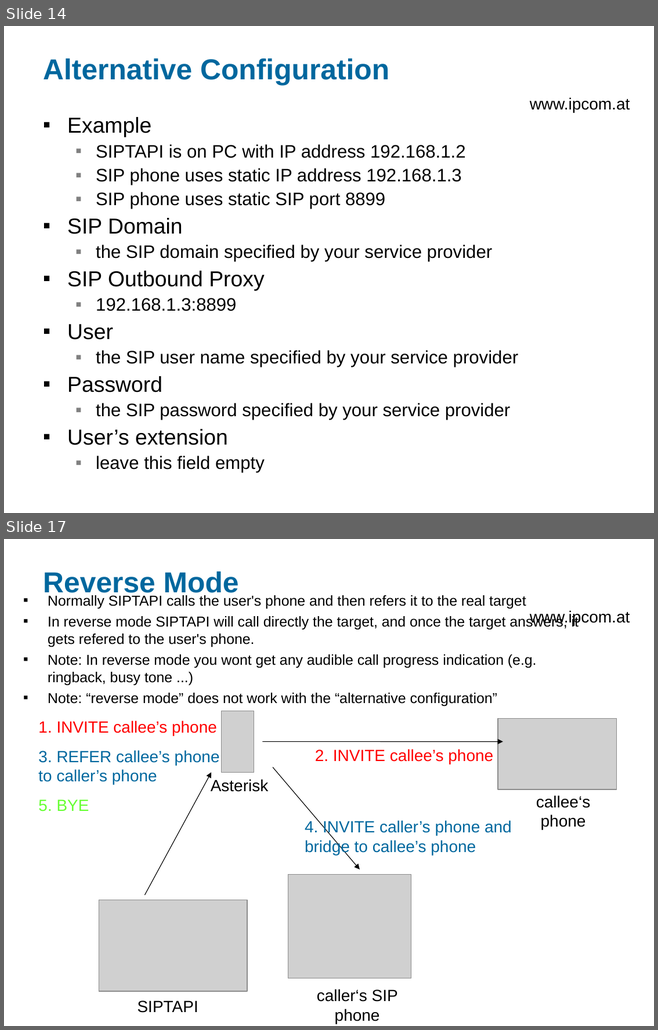
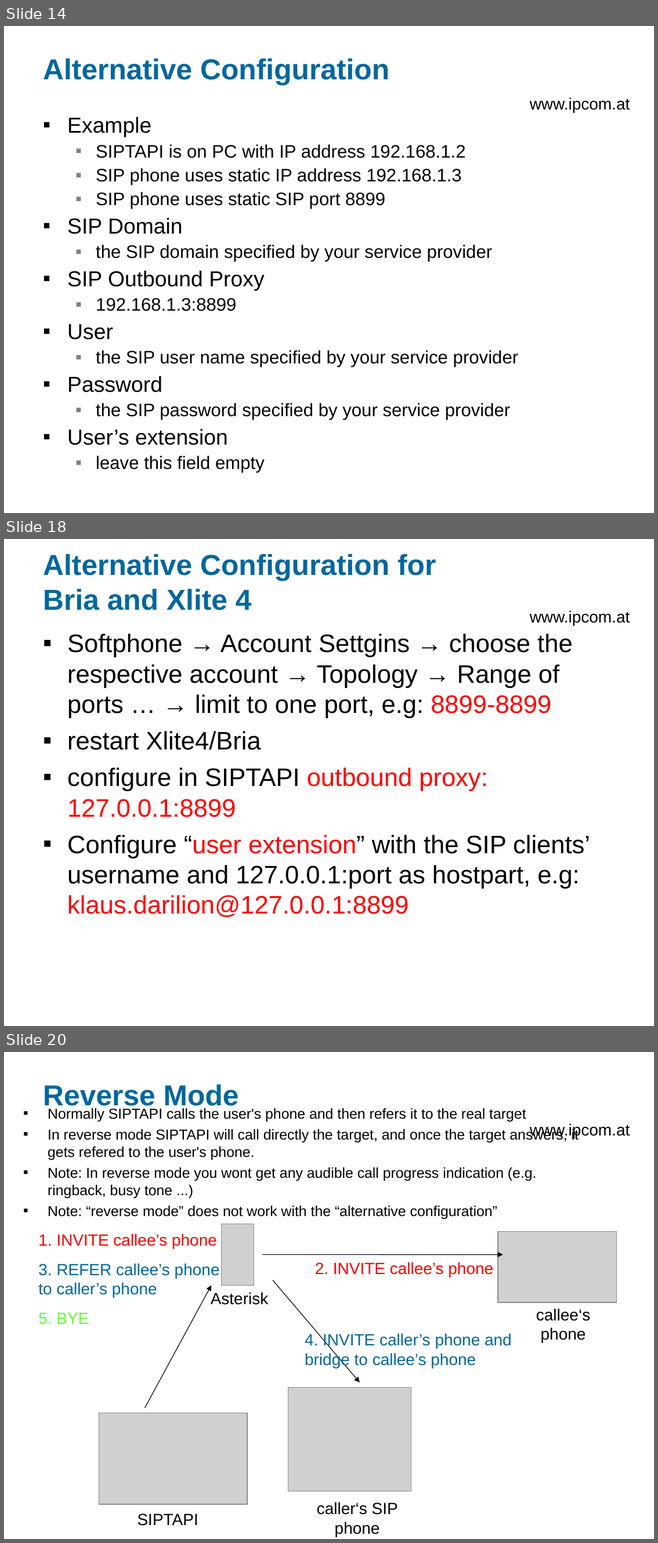
Before and after one commit to egilkh/siptapi, a slide deck: doc/SIPTAPI-README-0.4.ppt. Shown one above the other, each under a label of ours: slides 14 and 17 before the commit, slides 14, 18 and 20 after it; the slides between them are not shown. The pictures are 658x1030 and 658x1543 pixels, drawn with LibreOffice and Linux fonts; fonts in the diff are those of the drawing; grey boxes stand for pictures; background and template pictures are left out. Boxes give left, top, right and bottom in pixels: in the first picture for what was removed or moved away, otherwise in the second. Text is boxed around its words. In the diff, an @@ line names an element or a change of style, - is before the commit and + after.

```diff
--- a/doc/SIPTAPI-README-0.4.ppt
+++ b/doc/SIPTAPI-README-0.4.ppt
@@ slide 18 added at (x1=4, y1=539, x2=654, y2=1026), background #FFFFFF; not listed: 1 template element that a slide beside it also shows @@
@@ title added at (x1=43, y1=554, x2=436, y2=610), 32 pt, text #00679E, bold @@
+Alternative Configuration for
+Bria and Xlite 4
@@ text added at (x1=67, y1=634, x2=590, y2=917), 28 pt, text #000000 @@
+▪ Softphone → Account Settgins → choose the respective account → Topology → Range of ports … → limit to one port, e.g: 8899-8899
+▪ restart Xlite4/Bria
+▪ configure in SIPTAPI outbound proxy: 127.0.0.1:8899
+▪ Configure “user extension” with the SIP clients’ username and 127.0.0.1:port as hostpart, e.g:
+  klaus.darilion@127.0.0.1:8899
@@ what was slide 17 is now slide 20 @@
```
Also in this commit, not shown: 2 slides changed, 2 other slides added, 8 other files.
